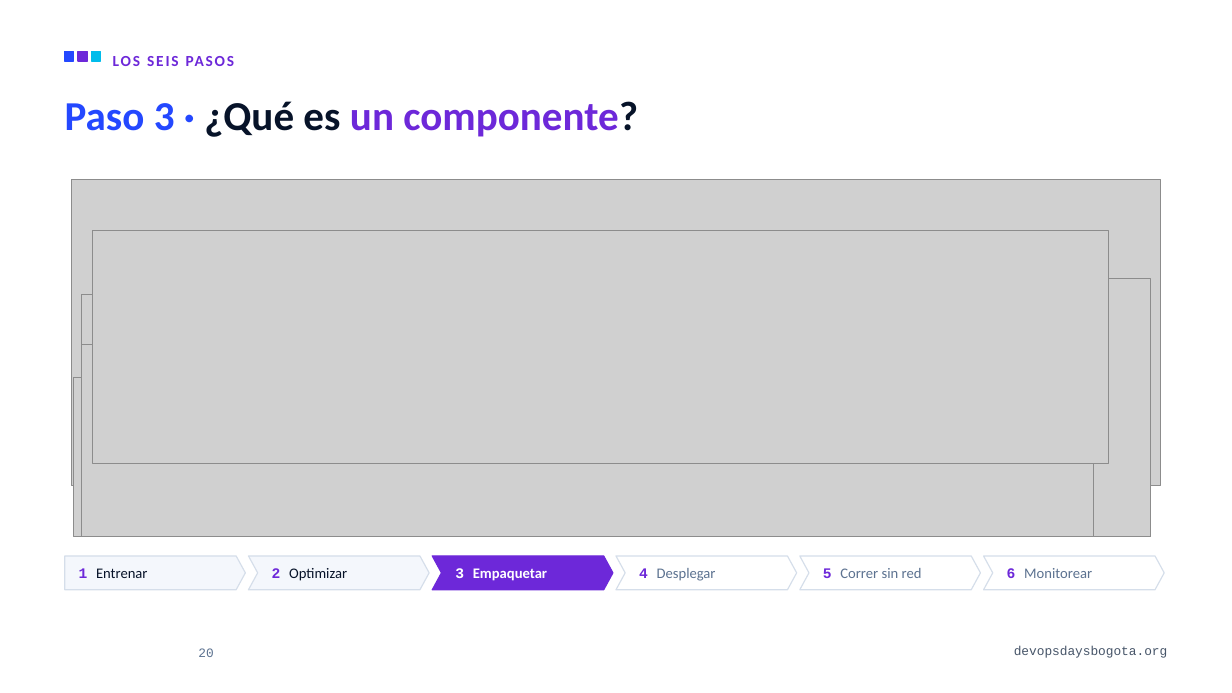
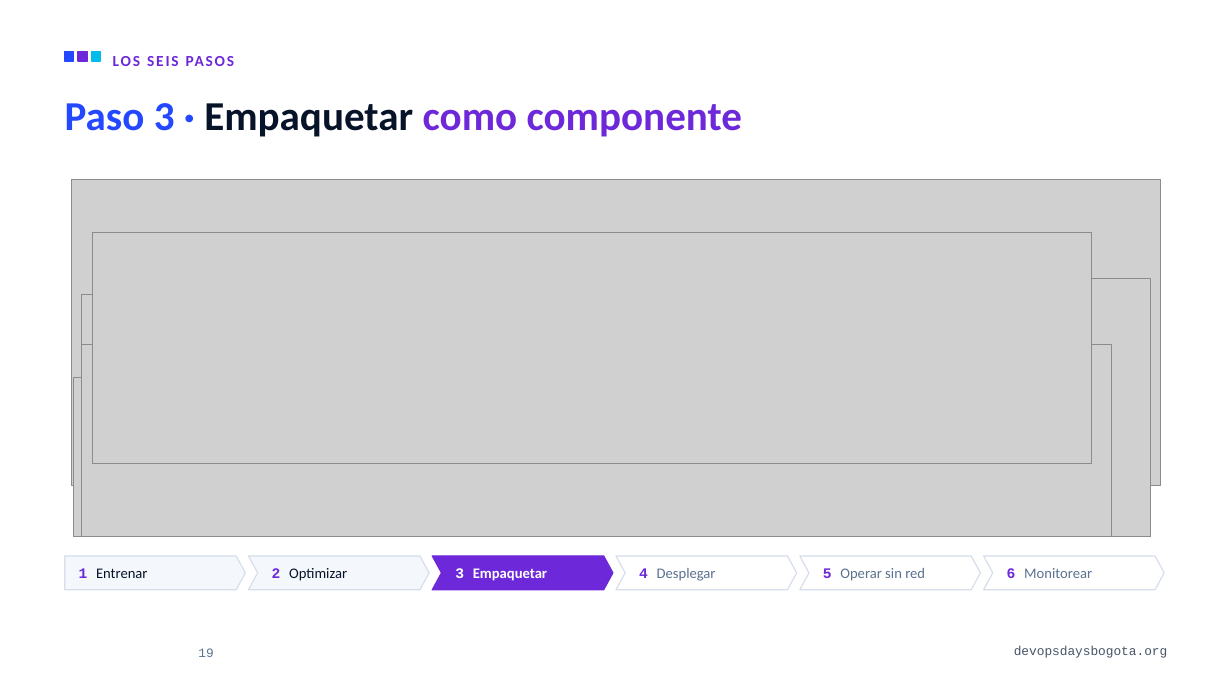
Before and after one commit to alejandro945/mlops-a-ciegas, a slide deck: slide 19 of talk/MLOps-a-ciegas-DevOpsDays-Bogota-2026.pptx (slide 20 before the commit). Drawn at 1232x693 pixels with LibreOffice and Linux fonts; fonts in the diff are those of the drawing; grey boxes stand for pictures; background and template pictures are left out. Boxes give left, top, right and bottom in pixels: in the first picture for what was removed or moved away, otherwise in the second. Text is boxed around its words. In the diff, an @@ line names an element or a change of style, - is before the commit and + after.

```diff
--- a/talk/MLOps-a-ciegas-DevOpsDays-Bogota-2026.pptx
+++ b/talk/MLOps-a-ciegas-DevOpsDays-Bogota-2026.pptx
@@ title at bbox=[65, 103, 742, 137]: text changed @@
-Paso 3 · ¿Qué es un componente?
+Paso 3 · Empaquetar como componente
@@ picture: place and size @@
-picture at bbox=[92, 231, 1109, 463]
+picture at bbox=[92, 233, 1092, 463]
@@ picture: place and size @@
-picture at bbox=[81, 345, 1093, 537]
+picture at bbox=[81, 345, 1111, 537]
@@ text in freeform shape at bbox=[823, 568, 925, 581]: text changed @@
-5 Correr sin red
+5 Operar sin red
@@ page number at bbox=[198, 648, 213, 657]: text changed @@
-20
+19
```
Also in this commit, not shown: 28 other slides changed, 1 slide added, 3 slides removed, 29 other files.
